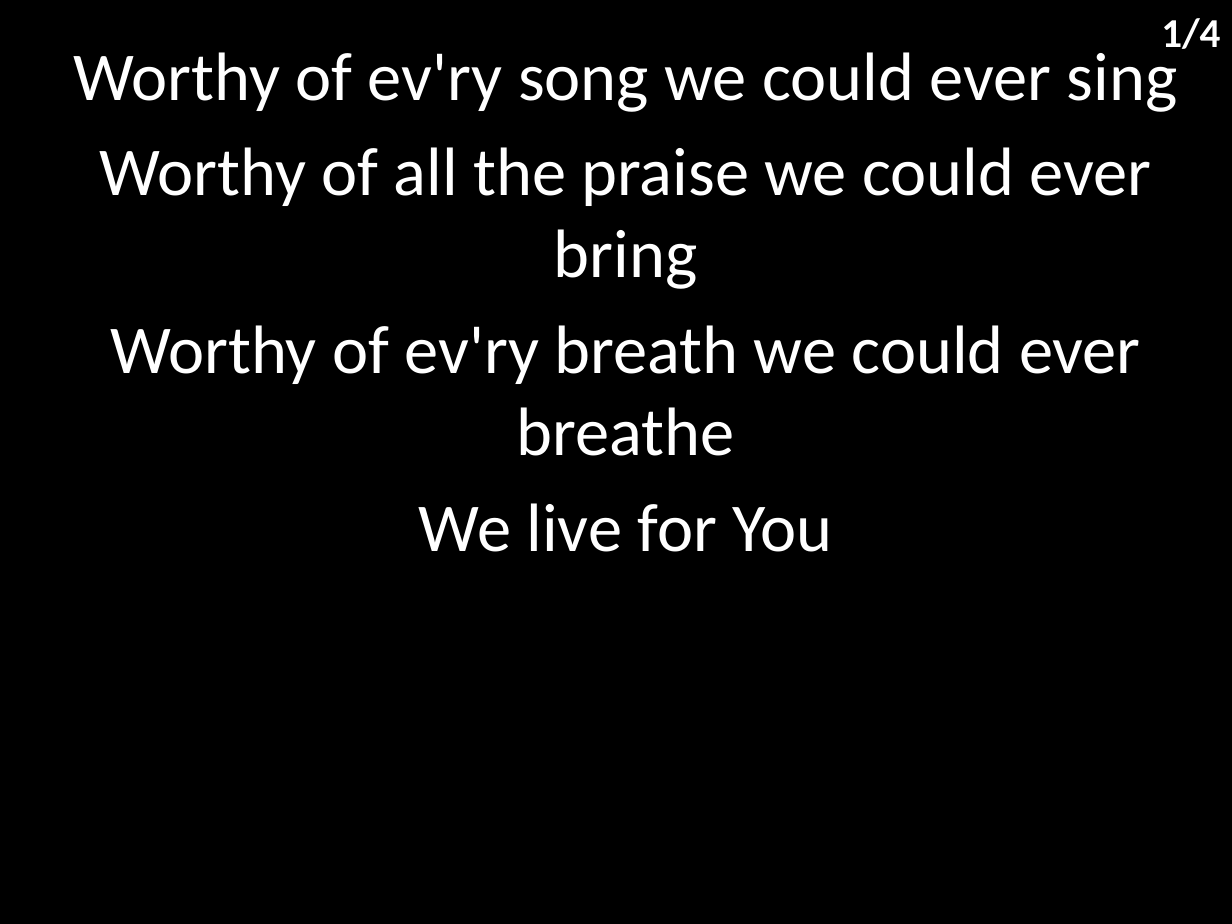
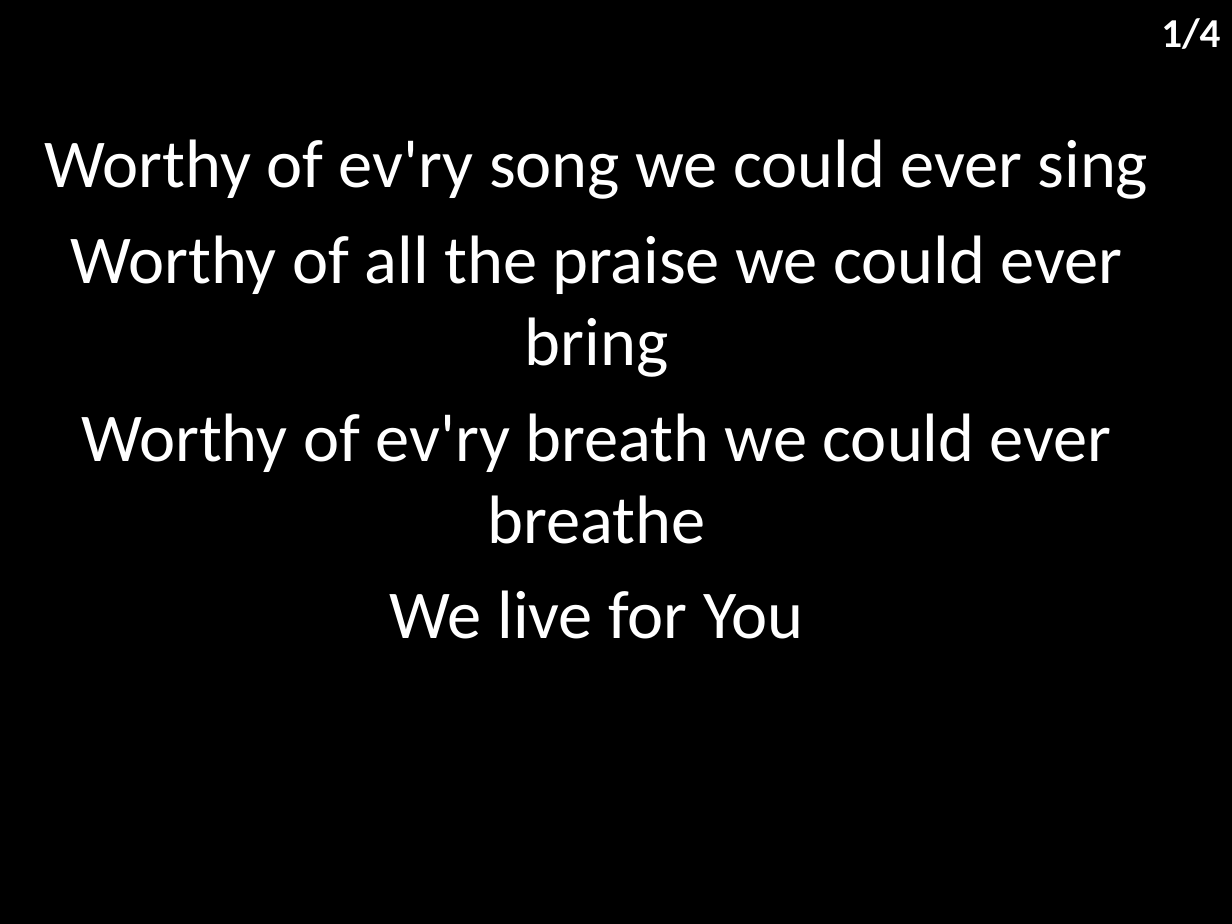
Before and after one commit to hoo-are-ya/worship, a slide deck: slide 2 of docs/songs/build my life.pptx. Drawn at 1232x924 pixels with LibreOffice and Linux fonts; fonts in the diff are those of the drawing. Boxes give left, top, right and bottom in pixels: in the first picture for what was removed or moved away, otherwise in the second. Text is boxed around its words. In the diff, an @@ line names an element or a change of style, - is before the commit and + after.

```diff
--- a/docs/songs/build my life.pptx
+++ b/docs/songs/build my life.pptx
@@ subtitle "Worthy of ev'ry song we ..." rewrapped from (74, 43, 1177, 552) to (45, 139, 1148, 639) @@
```
Also in this commit, not shown: 3 other slides changed, 7 other files.
